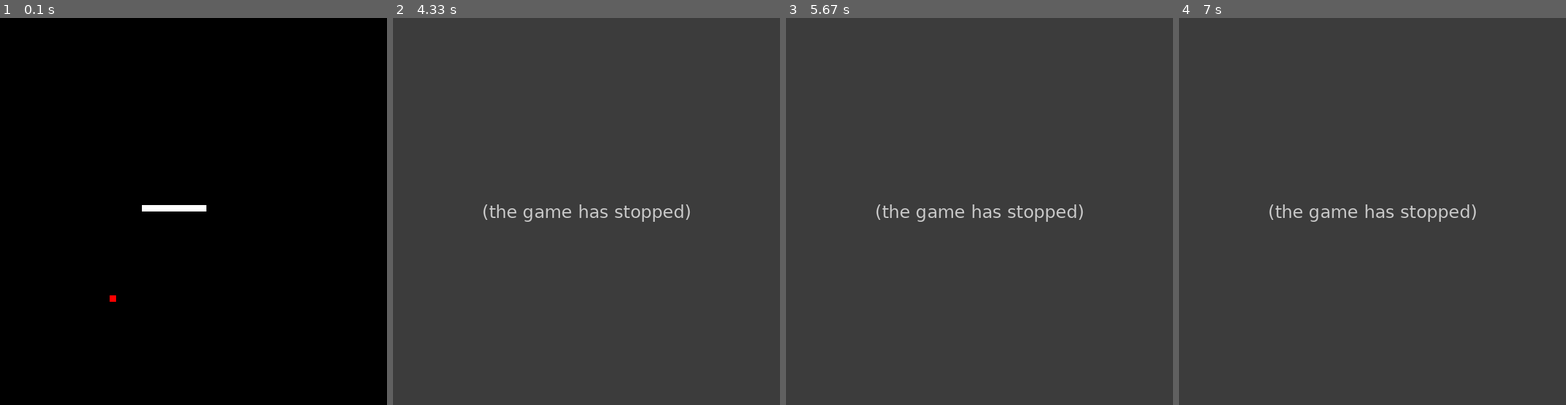
Above: before the commit, frames 1-4 (left to right).
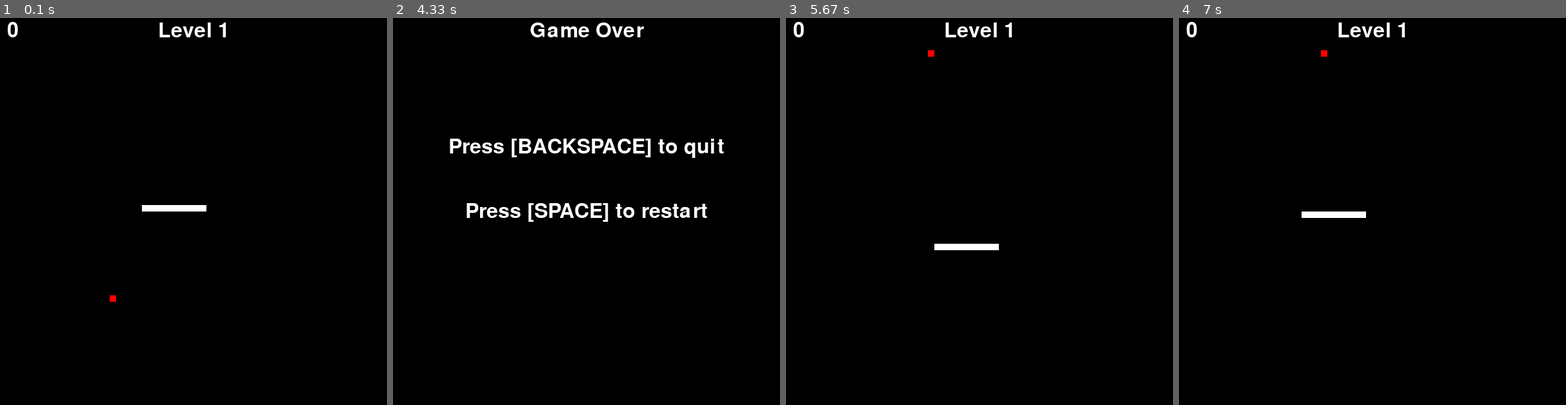
Above: after the commit, the same moments.

Repository: fabiofaundes/PyGame
Game: pygame game, started from game.py
Same seed, same stepped clock (60 frames per second), same inputs: the game is played once before the commit and once after it.
Inputs:
- Up to frame 1 (0.1 s): no input
- Up to frame 2 (4.33 s): hold Right 0.33-0.8 s; hold Up 0.83-1.3 s; hold Right 1.33-1.8 s; hold Left 1.83-2.37 s; hold Down 2.4-2.7 s; hold Left 2.73-3.13 s; hold Up 3.17-3.53 s; hold Right 3.57-4.2 s; tap Space at 4.23 s
- Up to frame 3 (5.67 s): hold Down 4.57-4.93 s; hold Left 4.97-5.43 s; hold Right from 5.47 s (still down)
- Up to frame 4 (7 s): release Right at 5.93 s; hold Up 5.97-6.27 s; hold Right 6.3-6.77 s; hold Left from 6.8 s (still down)

The runs differ from the first frame. In frame 1, 0.3% of the frame differs, in the area x 2-59%, y 1-5%; in frame 2, 100%; in frame 3, 100%, in the area x 0-100%, y 0-100%; in frame 4, 100%.
Before the commit the program exited at 4.2 s; later frames show no game.

Commit message:
level 2 concluido
e os leveis foram separados em metodos agora, tornando o codigo mais compreensivel

Diff:
--- a/game.py
+++ b/game.py
@@ -81,10 +81,15 @@
     WIDTH = 600
     HEIGHT = 600
     SEG_SIZE = 10 #Tamanho de cada quadrado
-    def __init__(self, screen):
+    def __init__(self, screen, level):
         self.screen = screen
+        self.level = level
 
         #iniciação da cobra, definindo a primeira posição como o meio da tela
+        self.wallOne = pygame.Rect(0, 180, 480, 10)
+        self.wallTwo = pygame.Rect(330, 450, 10, 150)
+        self.wallThree = pygame.Rect(330, 450, 250, 10)
+
         self.initialCoordinate = Coordinate(floor(self.WIDTH/2)-self.SEG_SIZE, floor(self.HEIGHT/2)-self.SEG_SIZE)
         self.snake = Snake(10, Direction.RIGHT, self.initialCoordinate, self.SEG_SIZE)
         self.food = None
@@ -105,6 +110,14 @@
             if(self.food.__eq__(self.snake.getSegment(i))):
                 return False
 
+        if self.level == 2:
+            if(self.food.__eq__(self.wallOne)):
+                return False
+            if(self.food.__eq__(self.wallTwo)):
+                return False
+            if(self.food.__eq__(self.wallThree)):
+                return False
+
         return True
 
     def drawSnake(self):
@@ -116,6 +129,10 @@
 
     def drawBackground(self):
         self.screen.fill((0,0,0))
+        if self.level == 2:
+            pygame.draw.rect(self.screen,(255, 255, 255), self.wallOne)
+            pygame.draw.rect(self.screen,(255, 255, 255), self.wallTwo)
+            pygame.draw.rect(self.screen,(255, 255, 255), self.wallThree)
 
     def checkCollision(self):
         head = self.snake.getSegment(0)
@@ -133,6 +150,14 @@
         if(head.top > self.HEIGHT-self.SEG_SIZE):
             return True
 
+        if self.level == 2:
+            if self.wallOne.colliderect(head):
+                return True
+            if self.wallTwo.colliderect(head):
+                return True
+            if self.wallThree.colliderect(head):
+                return True
+
         return False
 
     def checkFood(self):
@@ -140,46 +165,143 @@
         if head.colliderect(self.food):
             return True
 
+    def printScreen(self, txt, x, y):
+        font = pygame.font.Font('freesansbold.ttf', 32)
+        text = font.render(txt, True, (255,255,255), (0,0,0))
+        textRect = text.get_rect()
+        textRect.center = (x, y)
+        self.screen.blit(text, textRect)
+
+def levelOne(screen):
+    over = False
+    winn = False
+    points = 0
+
+    game = App(screen, 1)
+
+    while not winn and not over:
+        for event in pygame.event.get():
+            if event.type == pygame.QUIT:
+                over = True
+
+        key_pressed = pygame.key.get_pressed()
+        if key_pressed[pygame.K_UP]:
+            if not game.snake.direction == Direction.DOWN:
+                game.snake.changeDir(Direction.UP)
+        elif key_pressed[pygame.K_DOWN]:
+            if not game.snake.direction == Direction.UP:
+                game.snake.changeDir(Direction.DOWN)
+        elif key_pressed[pygame.K_RIGHT]:
+            if not game.snake.direction == Direction.LEFT:
+                game.snake.changeDir(Direction.RIGHT)
+        elif key_pressed[pygame.K_LEFT]:
+            if not game.snake.direction == Direction.RIGHT:
+                game.snake.changeDir(Direction.LEFT)
+
+        game.snake.incPos()
+        game.drawBackground()
+        game.drawFood()
+        game.drawSnake()
+        game.printScreen(str(points),20,20)
+        game.printScreen('Level 1',300,20)
+        pygame.display.flip()
+
+        over = game.checkCollision()
+        if game.checkFood():
+            game.snake.incSize()
+            game.generateFood()
+            points += 1
+            if points == 1:
+                winn = True
+
+        clock.tick(15)
+
+    return winn
+
+def levelTwo(screen):
+    over = False
+    winn = False
+    points = 0
+
+    game = App(screen, 2)
+
+    while not winn and not over:
+        for event in pygame.event.get():
+            if event.type == pygame.QUIT:
+                over = True
+
+        key_pressed = pygame.key.get_pressed()
+        if key_pressed[pygame.K_UP]:
+            if not game.snake.direction == Direction.DOWN:
+                game.snake.changeDir(Direction.UP)
+        elif key_pressed[pygame.K_DOWN]:
+            if not game.snake.direction == Direction.UP:
+                game.snake.changeDir(Direction.DOWN)
+        elif key_pressed[pygame.K_RIGHT]:
+            if not game.snake.direction == Direction.LEFT:
+                game.snake.changeDir(Direction.RIGHT)
+        elif key_pressed[pygame.K_LEFT]:
+            if not game.snake.direction == Direction.RIGHT:
+                game.snake.changeDir(Direction.LEFT)
+
+        game.snake.incPos()
+        game.drawBackground()
+        game.drawFood()
+        game.drawSnake()
+        game.printScreen(str(points),20,20)
+        game.printScreen('Level 2',300,20)
+        pygame.display.flip()
+
+        over = game.checkCollision()
+        if game.checkFood():
+            game.snake.incSize()
+            game.generateFood()
+            points += 1
+            if points == 10:
+                winn = True
+
+        clock.tick(15)
+
+    return winn
+
+def endScreen(screen):
+    over = False
+    quitGame = False
+    game = App(screen, 0)
+
+    while not quitGame and not over:
+        for event in pygame.event.get():
+            if event.type == pygame.QUIT:
+                over = True
+
+        key_pressed = pygame.key.get_pressed()
+        if key_pressed[pygame.K_BACKSPACE]:
+            quitGame = True
+        elif key_pressed[pygame.K_SPACE]:
+            over = True
+
+        game.drawBackground()
+        game.printScreen('Game Over',300,20)
+        game.printScreen('Press [BACKSPACE] to quit',300,200)
+        game.printScreen('Press [SPACE] to restart',300,300)
+        pygame.display.flip()
+
+        clock.tick(15)
+
+    return quitGame
+
 
 pygame.init()
 screen = pygame.display.set_mode((600,600))
-game = App(screen)
-points = 0
 
 clock = pygame.time.Clock()
 
-winn = False
-over = False
-
-while not winn and not over:
-    for event in pygame.event.get():
-        if event.type == pygame.QUIT:
-            over = True
-
-    key_pressed = pygame.key.get_pressed()
-    if key_pressed[pygame.K_UP]:
-        if not game.snake.direction == Direction.DOWN:
-            game.snake.changeDir(Direction.UP)
-    elif key_pressed[pygame.K_DOWN]:
-        if not game.snake.direction == Direction.UP:
-            game.snake.changeDir(Direction.DOWN)
-    elif key_pressed[pygame.K_RIGHT]:
-        if not game.snake.direction == Direction.LEFT:
-            game.snake.changeDir(Direction.RIGHT)
-    elif key_pressed[pygame.K_LEFT]:
-        if not game.snake.direction == Direction.RIGHT:
-            game.snake.changeDir(Direction.LEFT)
-
-    game.snake.incPos()
-    game.drawBackground()
-    game.drawFood()
-    game.drawSnake()
-    pygame.display.flip()
-
-    over = game.checkCollision()
-    if game.checkFood():
-        game.snake.incSize()
-        game.generateFood()
-        points += 1
-
-    clock.tick(15)
+win2 = False
+quitGame = False
+while not quitGame:
+    winn = levelOne( screen)
+
+    if winn:
+        win2 = levelTwo( screen)
+
+    quitGame = endScreen(screen)
